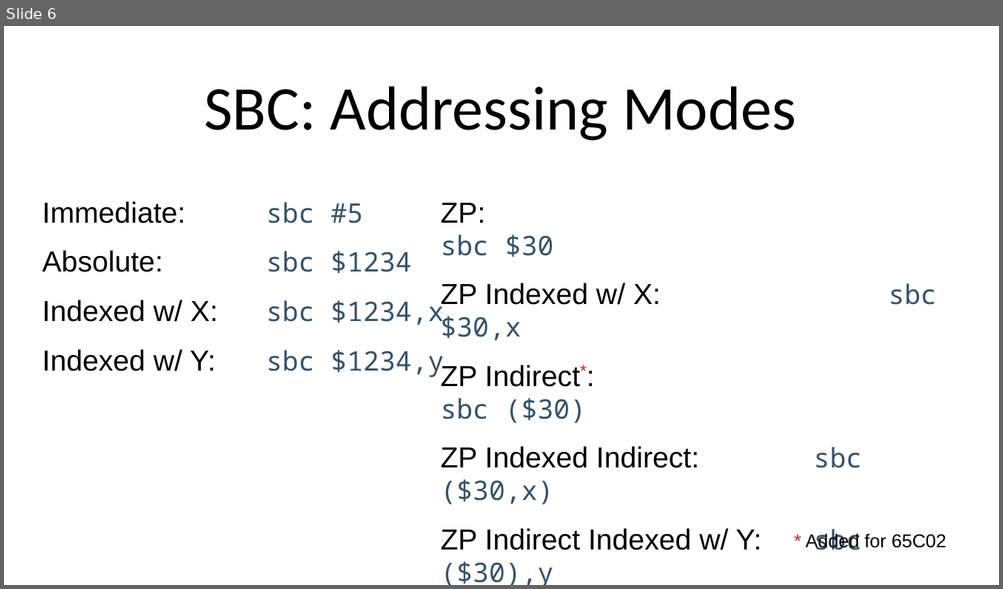
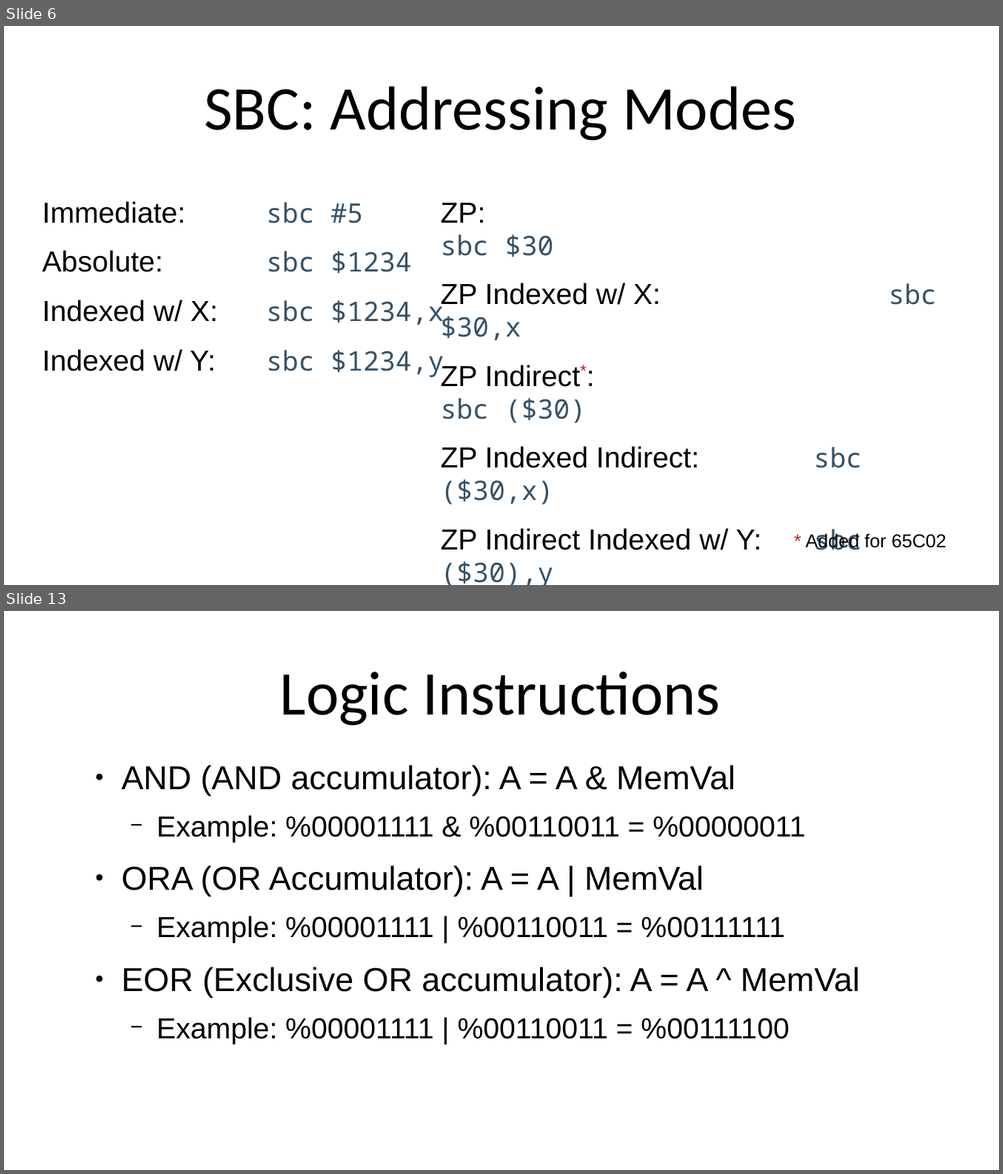
Before and after one commit to SlithyMatt/x16-assembly-tutorial, a slide deck: Lesson4/Lesson4.odp. Shown one above the other, each under a label of ours: slide 6 before the commit, slides 6 and 13 after it; the slides between them are not shown. The pictures are 1003x589 and 1003x1174 pixels, drawn with LibreOffice and Linux fonts; fonts in the diff are those of the drawing. Boxes give left, top, right and bottom in pixels: in the first picture for what was removed or moved away, otherwise in the second. Text is boxed around its words. In the diff, an @@ line names an element or a change of style, - is before the commit and + after.

```diff
--- a/Lesson4/Lesson4.odp
+++ b/Lesson4/Lesson4.odp
@@ slide 13 added at (x1=4, y1=611, x2=999, y2=1170), background #FFFFFF @@
@@ title added at (x1=280, y1=672, x2=720, y2=726), 60 pt, text #000000 @@
+Logic Instructions
@@ text added at (x1=122, y1=765, x2=859, y2=1045), 28 pt, text #000000 @@
+● AND (AND accumulator): A = A & MemVal
+  − Example: %00001111 & %00110011 = %00000011
+● ORA (OR Accumulator): A = A | MemVal
+  − Example: %00001111 | %00110011 = %00111111
+● EOR (Exclusive OR accumulator): A = A ^ MemVal
+  − Example: %00001111 | %00110011 = %00111100
```
Also in this commit, not shown: 1 slide changed, 9 other slides added, 9 slides removed.
